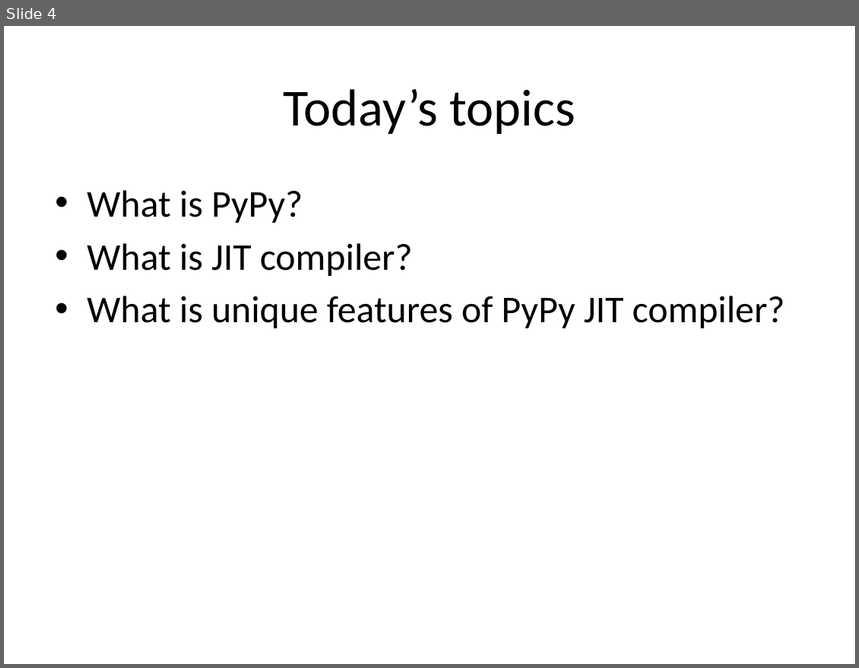
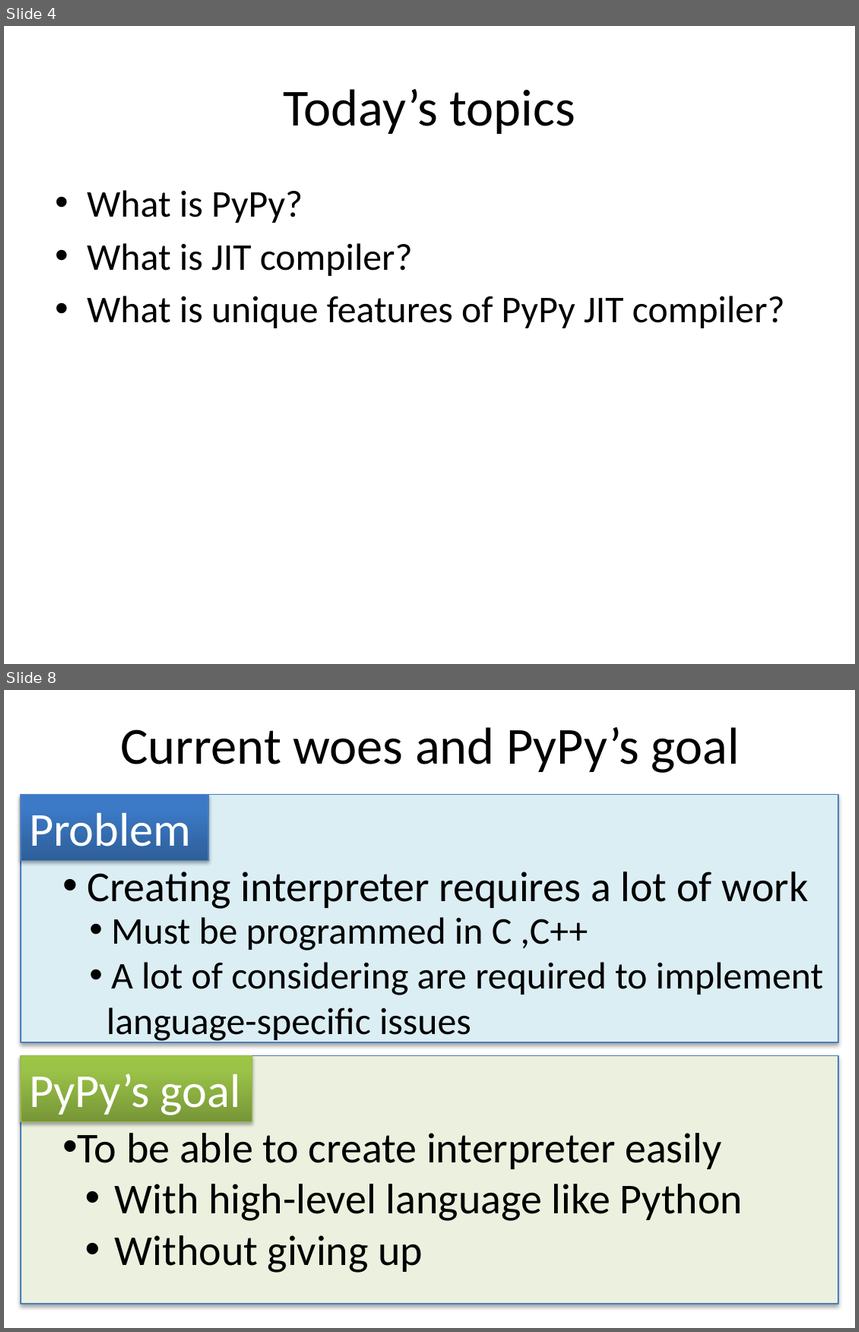
Before and after one commit to ryotaro/pyconjp2012slide, a slide deck: master/Fundamental Technologies Used in PyPy JIT Compiler.pptx. Shown one above the other, each under a label of ours: slide 4 before the commit, slides 4 and 8 after it; the slides between them are not shown. The pictures are 859x668 and 859x1332 pixels, drawn with LibreOffice and Linux fonts; fonts in the diff are those of the drawing. Boxes give left, top, right and bottom in pixels: in the first picture for what was removed or moved away, otherwise in the second. Text is boxed around its words. In the diff, an @@ line names an element or a change of style, - is before the commit and + after.

```diff
--- a/master/Fundamental Technologies Used in PyPy JIT Compiler.pptx
+++ b/master/Fundamental Technologies Used in PyPy JIT Compiler.pptx
@@ slide 8 added at [4, 690, 855, 1328], background #FFFFFF @@
@@ title added at [120, 727, 740, 773], 44 pt, text #000000 @@
+Current woes and PyPy’s goal
@@ rectangle added at [21, 795, 839, 1043], fill #DBEEF4, outline #4B7EBC 0.75 pt @@
@@ rectangle added at [21, 795, 208, 860], fill gradient #2F5F99 to #3D7CC7 to #3A7CCB, outline #4B7EBC 0.75 pt, 40 pt, text #FFFFFF @@
+Problem
@@ text added at [87, 872, 808, 909], 36 pt, text #000000 @@
+• Creating interpreter requires a lot of work
@@ text added at [107, 917, 823, 1043], 32 pt, text #000000 @@
+• Must be programmed in C ,C++
+• A lot of considering are required to implement
+  language-specific issues
@@ rectangle added at [21, 1056, 839, 1304], fill #EBF1DE, outline #4B7EBC 0.75 pt @@
@@ rectangle added at [21, 1056, 253, 1122], fill gradient #779737 to #9BC348 to #9DC746, outline #98B955 0.75 pt, 40 pt, text #FFFFFF @@
+PyPy’s goal
@@ text added at [78, 1133, 743, 1273], 36 pt, text #000000 @@
+• To be able to create interpreter easily
+  • With high-level language like Python
+  • Without giving up
```
Also in this commit, not shown: 1 slide changed, 7 other slides added, 1 other file.
